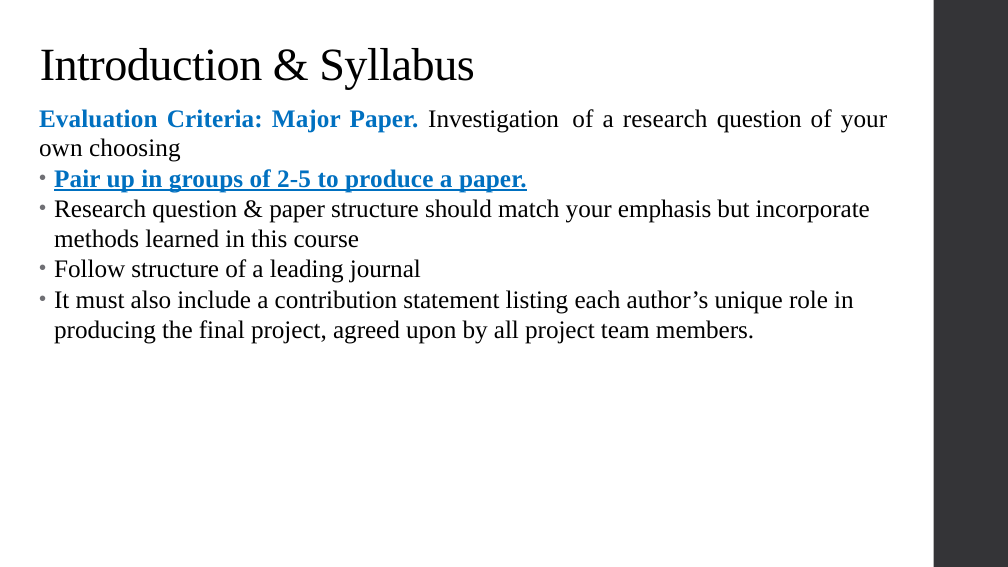
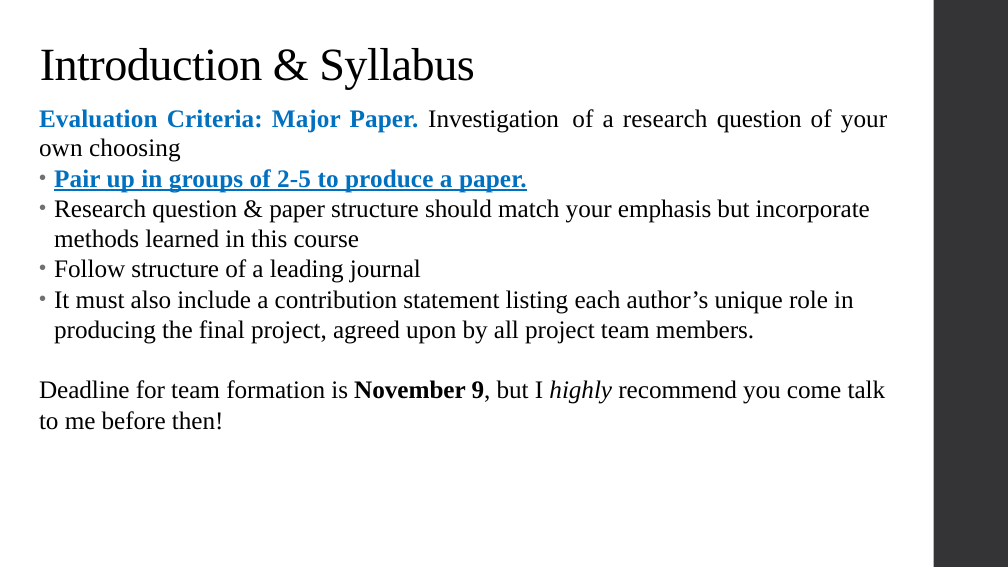
Before and after one commit to alex-hoagland/HAD5744, a slide deck: slide 13 of Lecture01_Introduction/Lecture1_Frameworks.pptx (slide 10 before the commit). Drawn at 1008x567 pixels with LibreOffice and Linux fonts; fonts in the diff are those of the drawing. Boxes give left, top, right and bottom in pixels: in the first picture for what was removed or moved away, otherwise in the second. Text is boxed around its words. In the diff, an @@ line names an element or a change of style, - is before the commit and + after.

```diff
--- a/Lecture01_Introduction/Lecture1_Frameworks.pptx
+++ b/Lecture01_Introduction/Lecture1_Frameworks.pptx
@@ text at (x1=39, y1=380, x2=886, y2=430): paragraph added @@
+Deadline for team formation is November 9, but I highly recommend you come talk to me before then!
```
Also in this commit, not shown: 14 other slides changed, 9 slides added, 4 slides removed, 1 other file.
